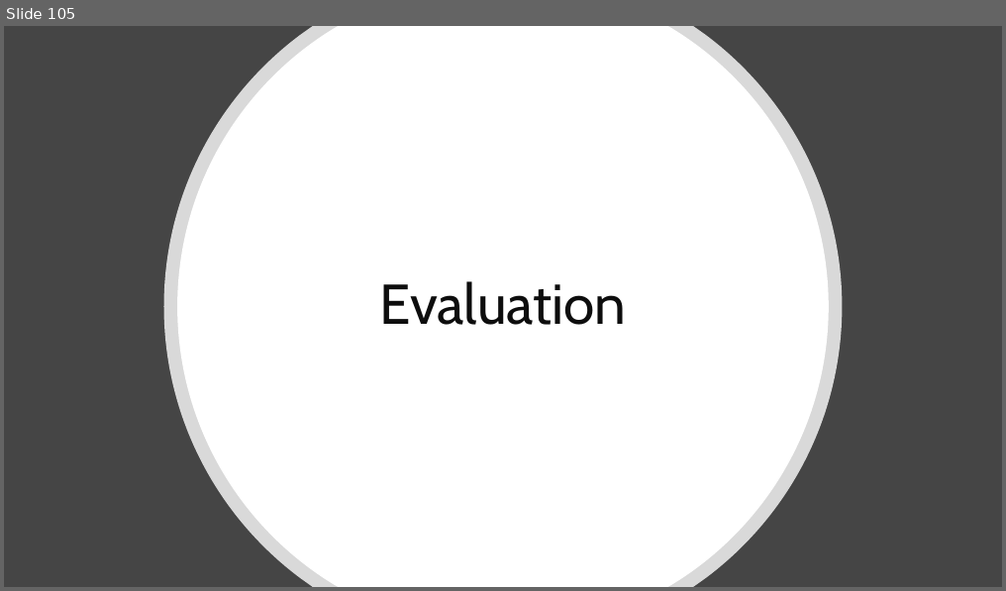
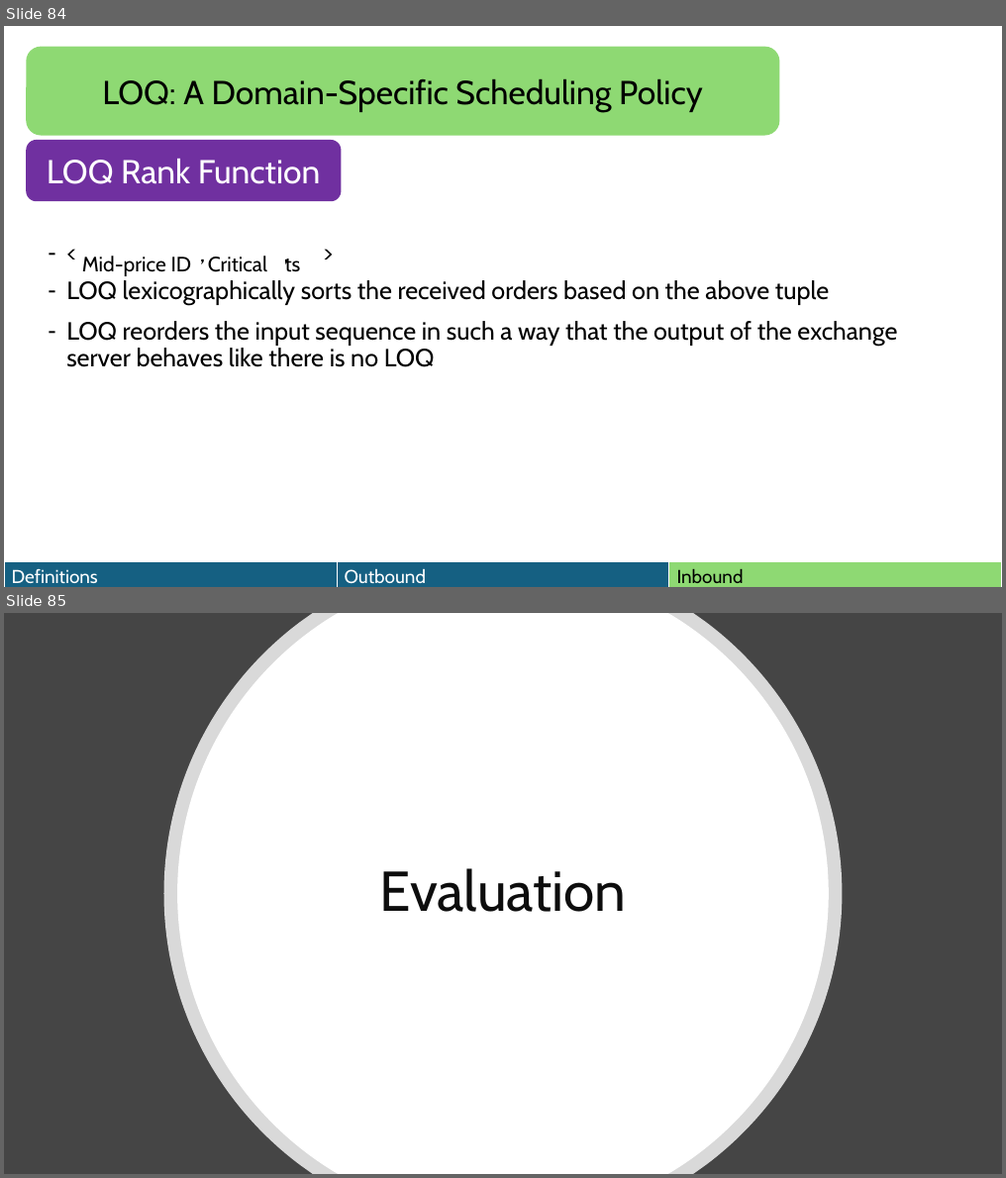
Before and after one commit to HaseebLUMS/Onyx-Presentation, a slide deck: thesis-latency-fairness.pptx. Shown one above the other, each under a label of ours: slide 105 before the commit, slides 84 and 85 after it. The pictures are 1006x591 and 1006x1178 pixels, drawn with LibreOffice and Linux fonts; fonts in the diff are those of the drawing. Boxes give left, top, right and bottom in pixels: in the first picture for what was removed or moved away, otherwise in the second. Text is boxed around its words. In the diff, an @@ line names an element or a change of style, - is before the commit and + after.

```diff
--- a/thesis-latency-fairness.pptx
+++ b/thesis-latency-fairness.pptx
@@ slide 84 added at [4,26,1002,587], background #FFFFFF @@
@@ rounded rectangle added at [26,46,779,135], fill #8ED973, 32 pt, text #000000 @@
+LOQ: A Domain-Specific Scheduling Policy
@@ rounded rectangle added at [26,140,341,201], fill #7030A0, 32 pt, text #FFFFFF @@
+LOQ Rank Function
@@ ellipse added at [4,212,281,316], 20 pt, text #000000 @@
+Mid-price ID
@@ ellipse added at [176,212,300,316], 20 pt, text #000000 @@
+Critical
@@ ellipse added at [241,212,346,316], 20 pt, text #000000 @@
+ts
@@ text added at [66,280,829,305], 24 pt, text #000000 @@
+– < , , >
+– LOQ lexicographically sorts the received orders based on the above tuple
@@ text added at [66,321,897,368], 24 pt, text #000000 @@
+– LOQ reorders the input sequence in such a way that the output of the exchange server behaves like there is no LOQ
@@ table added at [4,563,1001,587], 1 rows, 3 columns @@
+Definitions | Outbound | Inbound
@@ what was slide 105 is now slide 85 @@
```
Also in this commit, not shown: 3 slides changed, 16 other slides added, 37 slides removed, 1 other file.
